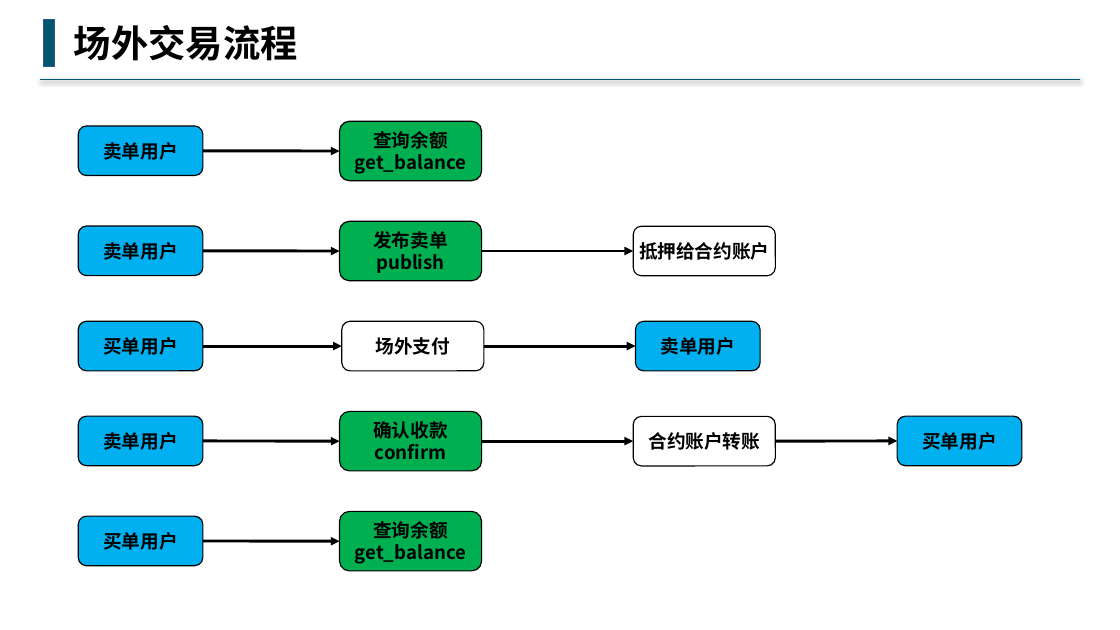
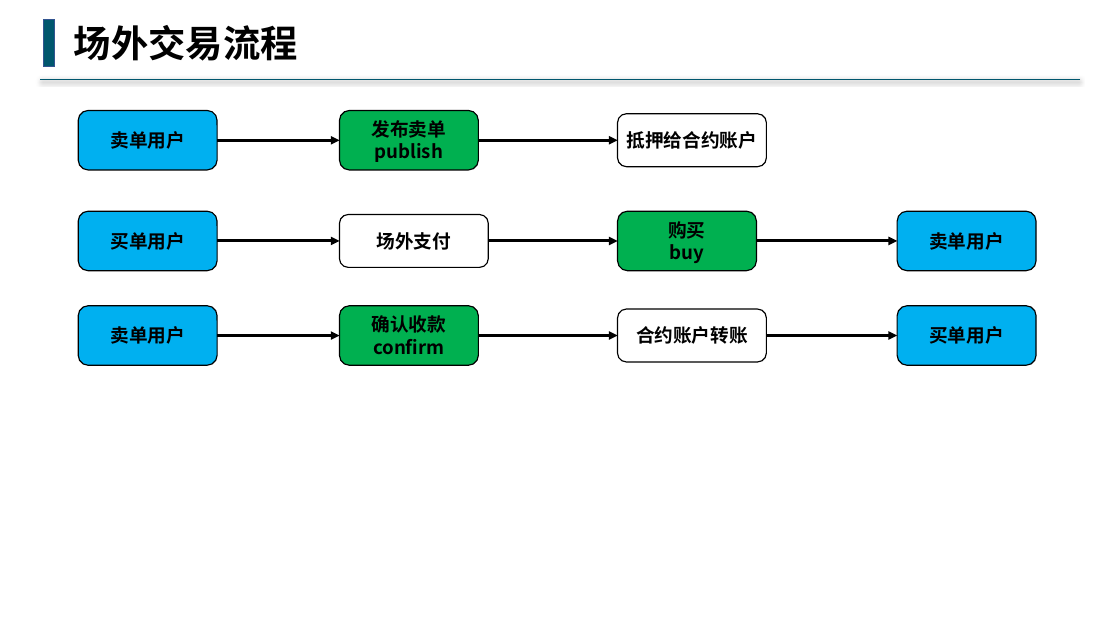
Before and after one commit to buddhachain/buddhaContract, a slide deck: slide 4 of doc/场外交易.pptx. Drawn at 1120x630 pixels with LibreOffice and Linux fonts; fonts in the diff are those of the drawing. Boxes give left, top, right and bottom in pixels: in the first picture for what was removed or moved away, otherwise in the second. Text is boxed around its words. In the diff, an @@ line names an element or a change of style, - is before the commit and + after.

```diff
--- a/doc/场外交易.pptx
+++ b/doc/场外交易.pptx
@@ rounded rectangle "卖单用户": place and size @@
-rounded rectangle "卖单用户" at [78, 226, 202, 276]
+rounded rectangle "卖单用户" at [78, 111, 217, 171]
@@ rounded rectangle "发布卖单": place and size @@
-rounded rectangle "发布卖单" at [339, 221, 481, 281]
+rounded rectangle "发布卖单" at [339, 111, 478, 171]
@@ rounded rectangle "抵押给合约账户": place and size @@
-rounded rectangle "抵押给合约账户" at [634, 226, 776, 276]
+rounded rectangle "抵押给合约账户" at [618, 113, 766, 166]
@@ rounded rectangle removed at [78, 126, 202, 176] @@
-卖单用户
@@ arrow moved from (203, 251) - (339, 251) to (217, 140) - (339, 140) @@
@@ rounded rectangle removed at [339, 121, 481, 181] @@
-查询余额
-get_balance
@@ arrow moved from (481, 251) - (634, 251) to (479, 140) - (618, 140) @@
@@ rounded rectangle "买单用户": place and size @@
-rounded rectangle "买单用户" at [78, 321, 202, 371]
+rounded rectangle "买单用户" at [78, 211, 217, 271]
@@ rounded rectangle "场外支付": place and size @@
-rounded rectangle "场外支付" at [342, 321, 484, 371]
+rounded rectangle "场外支付" at [339, 214, 488, 267]
@@ rounded rectangle added at [618, 211, 756, 271], fill #00B050, outline #000000 1 pt, 16 pt, text #000000, bold @@
+购买
+buy
@@ rounded rectangle "卖单用户": place and size @@
-rounded rectangle "卖单用户" at [636, 321, 760, 371]
+rounded rectangle "卖单用户" at [897, 211, 1036, 271]
@@ arrow moved from (203, 346) - (342, 346) to (217, 241) - (339, 241) @@
@@ arrow moved from (203, 151) - (339, 151) to (488, 241) - (618, 241) @@
@@ arrow moved from (484, 346) - (636, 346) to (757, 241) - (897, 241) @@
@@ rounded rectangle "卖单用户": place and size @@
-rounded rectangle "卖单用户" at [78, 416, 202, 465]
+rounded rectangle "卖单用户" at [78, 306, 217, 365]
@@ rounded rectangle "确认收款": place and size @@
-rounded rectangle "确认收款" at [339, 412, 481, 471]
+rounded rectangle "确认收款" at [339, 306, 478, 365]
@@ rounded rectangle "合约账户转账": place and size @@
-rounded rectangle "合约账户转账" at [634, 417, 776, 466]
+rounded rectangle "合约账户转账" at [618, 309, 766, 362]
@@ rounded rectangle "买单用户": place and size @@
-rounded rectangle "买单用户" at [897, 416, 1022, 465]
+rounded rectangle "买单用户" at [897, 306, 1036, 365]
@@ arrow moved from (203, 441) - (339, 441) to (217, 335) - (339, 335) @@
@@ arrow moved from (481, 441) - (634, 441) to (479, 335) - (618, 335) @@
@@ arrow moved from (776, 441) - (897, 441) to (766, 335) - (897, 335) @@
@@ rounded rectangle removed at [78, 516, 202, 565] @@
-买单用户
@@ rounded rectangle removed at [339, 512, 481, 571] @@
-查询余额
-get_balance
@@ arrow removed from (203, 541) to (339, 541) @@
```
Also in this commit, not shown: 4 other slides changed.
